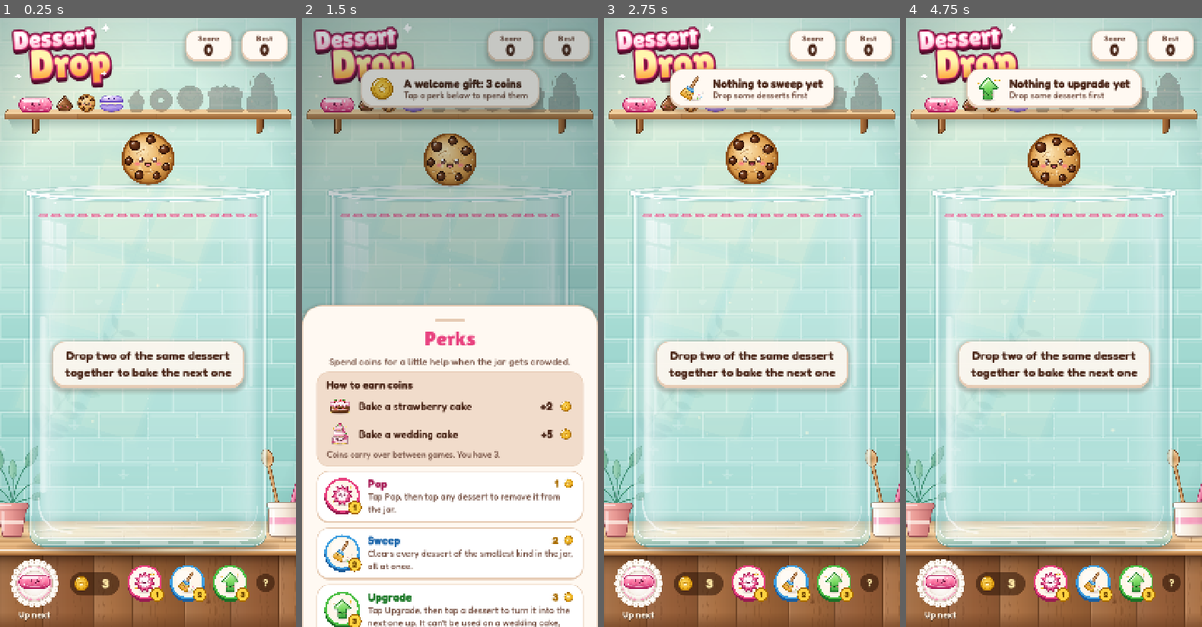
Above: before the commit, frames 1-4 (left to right).
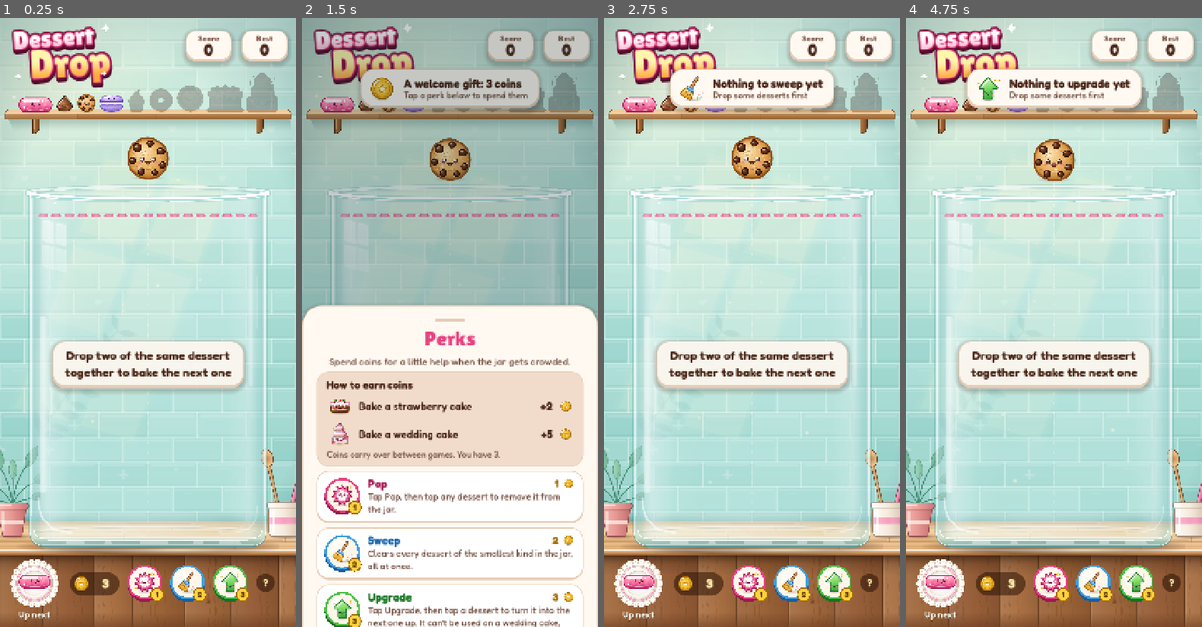
Above: after the commit, the same moments.

Repository: jonstuebe/dessert-drop
Game: Godot game, scene res://scenes/main.tscn
The game is run twice, just before and just after one commit, with the same random seed, the same clock (stepped at 60 frames per second) and the same inputs.
Inputs (mouse positions are in pixels of both pictures, inside the frame that each line leads up to):
- Up to frame 1 (0.25 s): no input
- Up to frame 2 (1.5 s): click "3" at 0.5 s; click (447, 584) at 1.27 s
- Up to frame 3 (2.75 s): click (790, 584) at 2.02 s
- Up to frame 4 (4.75 s): click (1136, 584) at 2.77 s; click "?" at 3.5 s; click "Got it" at 4.25 s

The runs differ from the first frame. In frame 1, 1.0% of the frame differs, in the area x 41-59%, y 18-83%; in frame 2, 0.9%; in frame 3, 1.0%; in frame 4, 1.0%.

Commit message:
Revert "Make desserts 25% larger"
This reverts commit f08491b2b78cc7f177cdfe08f6e5e8ec325da785.

Diff:
--- a/scripts/tiers.gd
+++ b/scripts/tiers.gd
@@ -2,7 +2,7 @@
 ## The dessert ladder: sizes, physics shapes and scoring for each tier.
 ## Art is drawn at a base radius of 30 design units (see assets/art/d*.svg).
 
-const SCALE := 2.0          # prototype pixels -> game pixels (25% up from 1.6)
+const SCALE := 1.6          # prototype pixels -> game pixels
 const ART_R := 30.0         # radius the SVG art is drawn at
 const GROWTH: Array[float] = [1.10, 1.13, 1.16, 1.19, 1.22, 1.25, 1.28, 1.31]
 const DROP_WEIGHTS: Array[float] = [0.34, 0.30, 0.22, 0.14]
--- a/tools/check_collision_fit.gd
+++ b/tools/check_collision_fit.gd
@@ -17,10 +17,7 @@
 
 const K := 8.0                 # silhouette raster scale (px per design unit)
 const ALPHA := 0.5             # alpha threshold for "visible"
-# game px allowed between visible outlines. Round-ish tiers (cookie) keep a
-# circle so they roll; their art is ~±1.5 px out of round at SCALE 2.0, so a
-# contact can show up to ~2 px at some angles.
-const MAX_GAP := 2.0
+const MAX_GAP := 1.5           # game px allowed between visible outlines
 const MAX_OVERLAP := 2.0       # game px of visible overlap allowed
 const SETTLE_FRAMES := 480     # 4 s at 120 Hz
 
